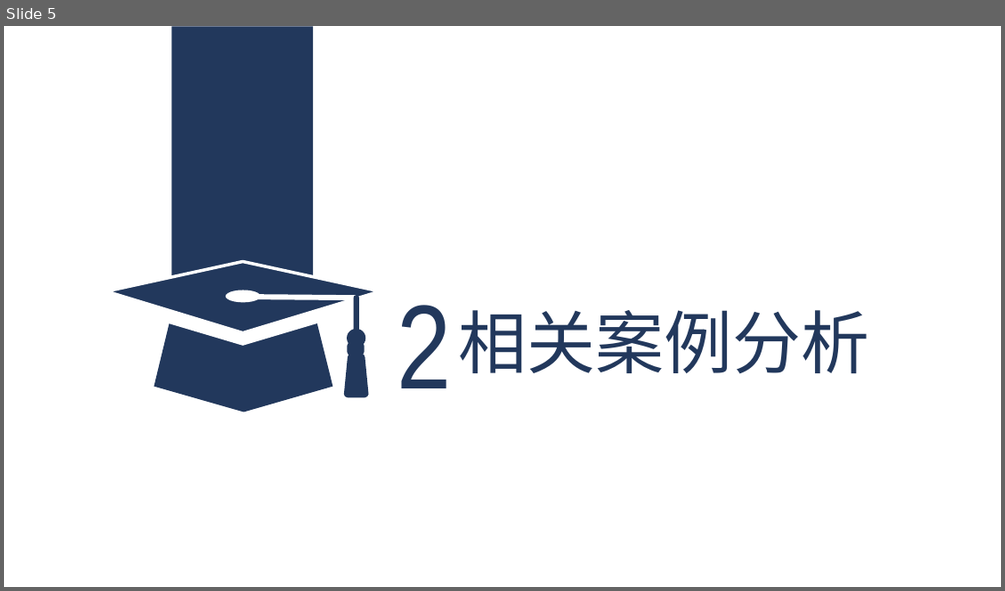
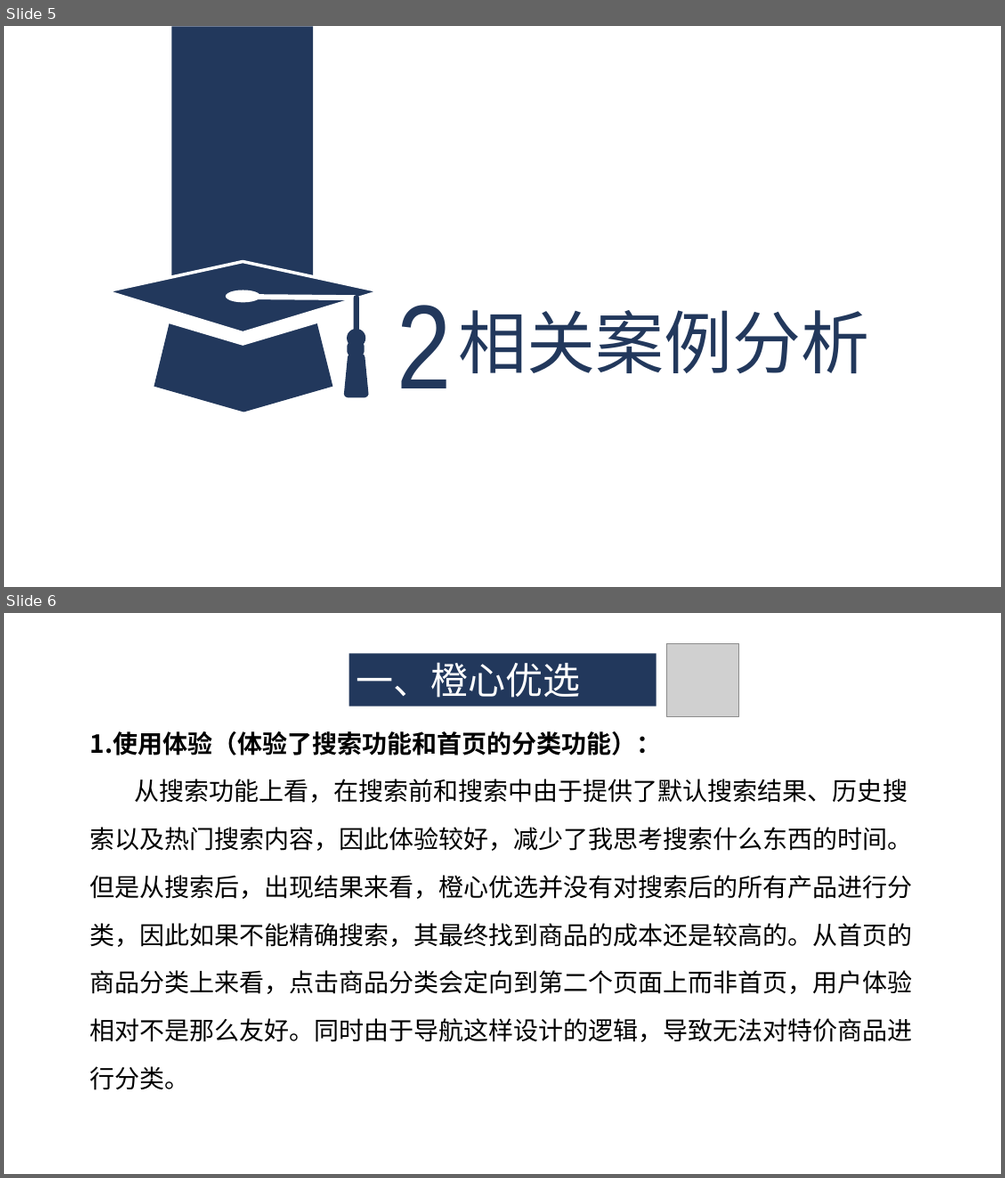
Before and after one commit to ZUCC-SRA2021-G05/Community-GB, a slide deck: 其他/软件项目管理原理与实践/软件项目管理原理与实践-主题确认/G05主题确认.pptx. Shown one above the other, each under a label of ours: slide 5 before the commit, slides 5 and 6 after it. The pictures are 1005x591 and 1005x1178 pixels, drawn with LibreOffice and Linux fonts; fonts in the diff are those of the drawing; grey boxes stand for pictures. Boxes give left, top, right and bottom in pixels: in the first picture for what was removed or moved away, otherwise in the second. Text is boxed around its words. In the diff, an @@ line names an element or a change of style, - is before the commit and + after.

```diff
--- a/其他/软件项目管理原理与实践/软件项目管理原理与实践-主题确认/G05主题确认.pptx
+++ b/其他/软件项目管理原理与实践/软件项目管理原理与实践-主题确认/G05主题确认.pptx
@@ slide 6 added at [4,613,1001,1174], background #FFFFFF @@
@@ rectangle added at [348,653,656,706], fill #22385C, 36 pt, text #FFFFFF @@
+一、橙心优选
@@ picture added at [666,643,740,717] @@
@@ text added at [90,731,913,1090], 24 pt, text #000000 @@
+1.使用体验（体验了搜索功能和首页的分类功能）：
+从搜索功能上看，在搜索前和搜索中由于提供了默认搜索结果、历史搜索以及热门搜索内容，因此体验较好，减少了我思考搜索什么东西的时间。但是从搜索后，出现结果来看，橙心优选并没有对搜索后的所有产品进行分类，因此如果不能精确搜索，其最终找到商品的成本还是较高的。从首页的商品分类上来看，点击商品分类会定向到第二个页面上而非首页，用户体验相对不是那么友好。同时由于导航这样设计的逻辑，导致无法对特价商品进行分类。
```
Also in this commit, not shown: 13 other slides added.
